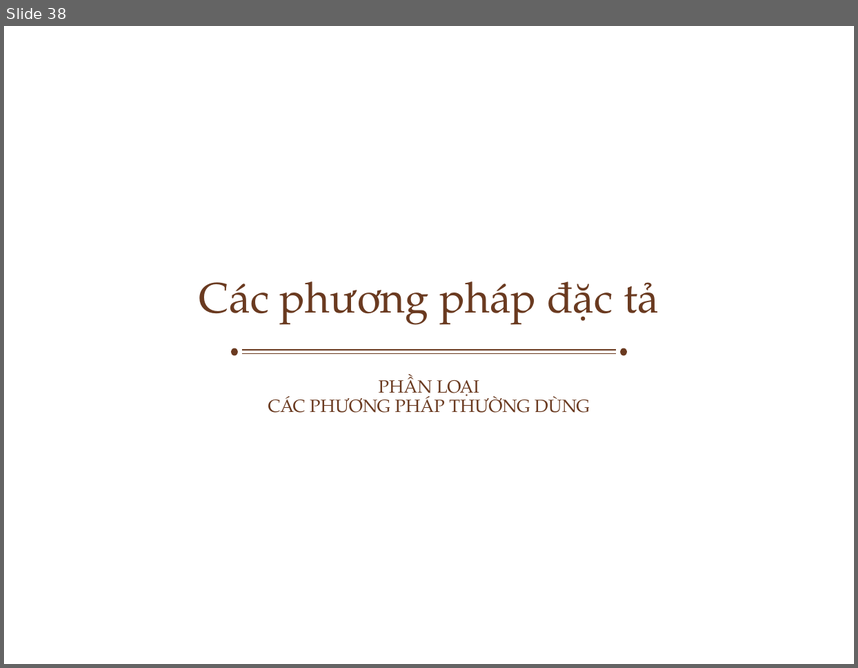
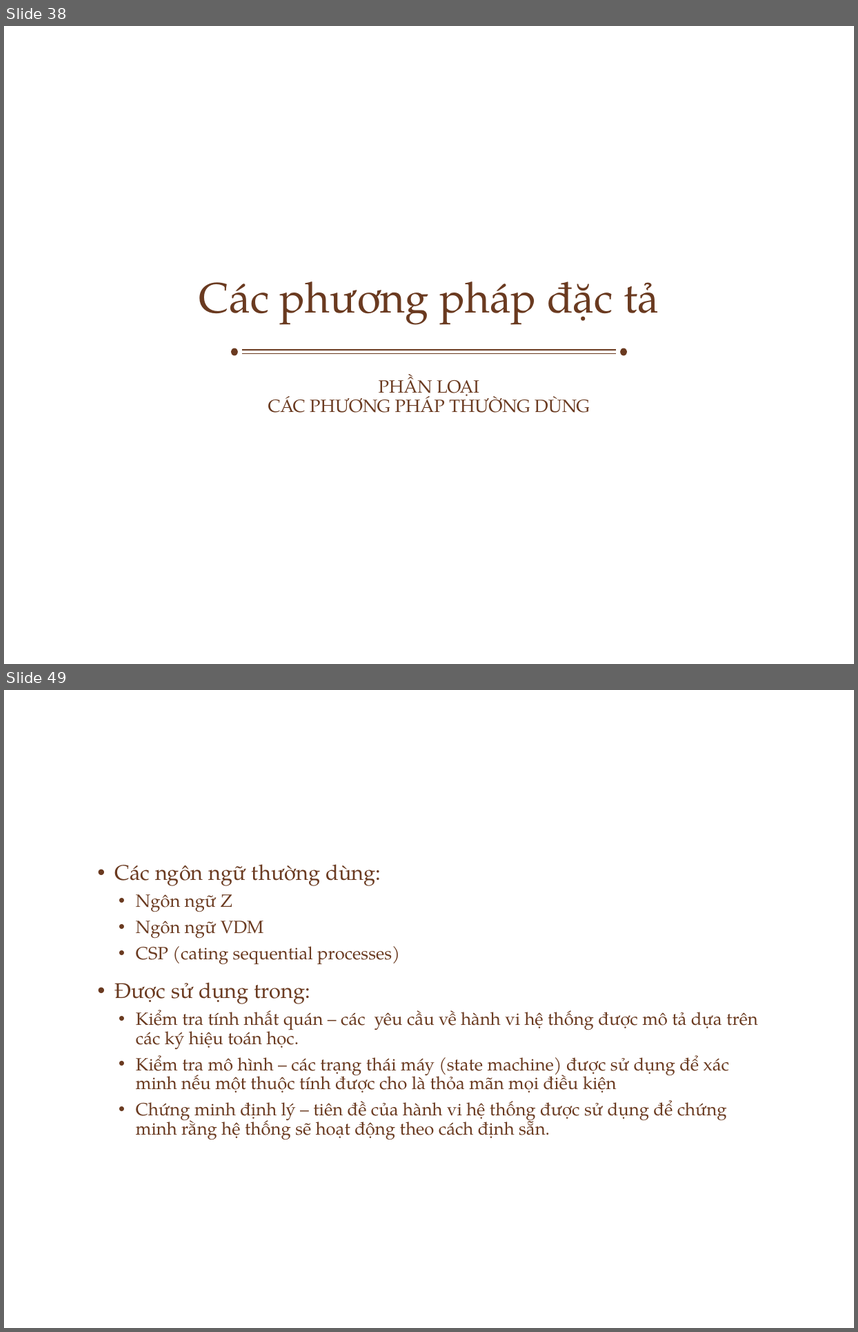
Before and after one commit to ChrisJamison/seminar_cnpm, a slide deck: Seminar/Software Requirement.pptx. Shown one above the other, each under a label of ours: slide 38 before the commit, slides 38 and 49 after it; the slides between them are not shown. The pictures are 858x668 and 858x1332 pixels, drawn with LibreOffice and Linux fonts; fonts in the diff are those of the drawing; background and template pictures are left out. Boxes give left, top, right and bottom in pixels: in the first picture for what was removed or moved away, otherwise in the second. Text is boxed around its words. In the diff, an @@ line names an element or a change of style, - is before the commit and + after.

```diff
--- a/Seminar/Software Requirement.pptx
+++ b/Seminar/Software Requirement.pptx
@@ slide 49 added at [4, 690, 854, 1328], background picture (left out) @@
@@ text added at [114, 864, 758, 1140], 15 pt, text #6A3A20 @@
+• Các ngôn ngữ thường dùng:
+  • Ngôn ngữ Z
+  • Ngôn ngữ VDM
+  • CSP (cating sequential processes)
+• Được sử dụng trong:
+  • Kiểm tra tính nhất quán – các yêu cầu về hành vi hệ thống được mô tả dựa trên các ký hiệu toán học.
+  • Kiểm tra mô hình – các trạng thái máy (state machine) được sử dụng để xác minh nếu một thuộc tính được cho là thỏa mãn mọi điều kiện
+  • Chứng minh định lý – tiên đề của hành vi hệ thống được sử dụng để chứng minh rằng hệ thống sẽ hoạt động theo cách định sẵn.
```
Also in this commit, not shown: 15 slides changed, 6 other slides added, 1 slide removed.
